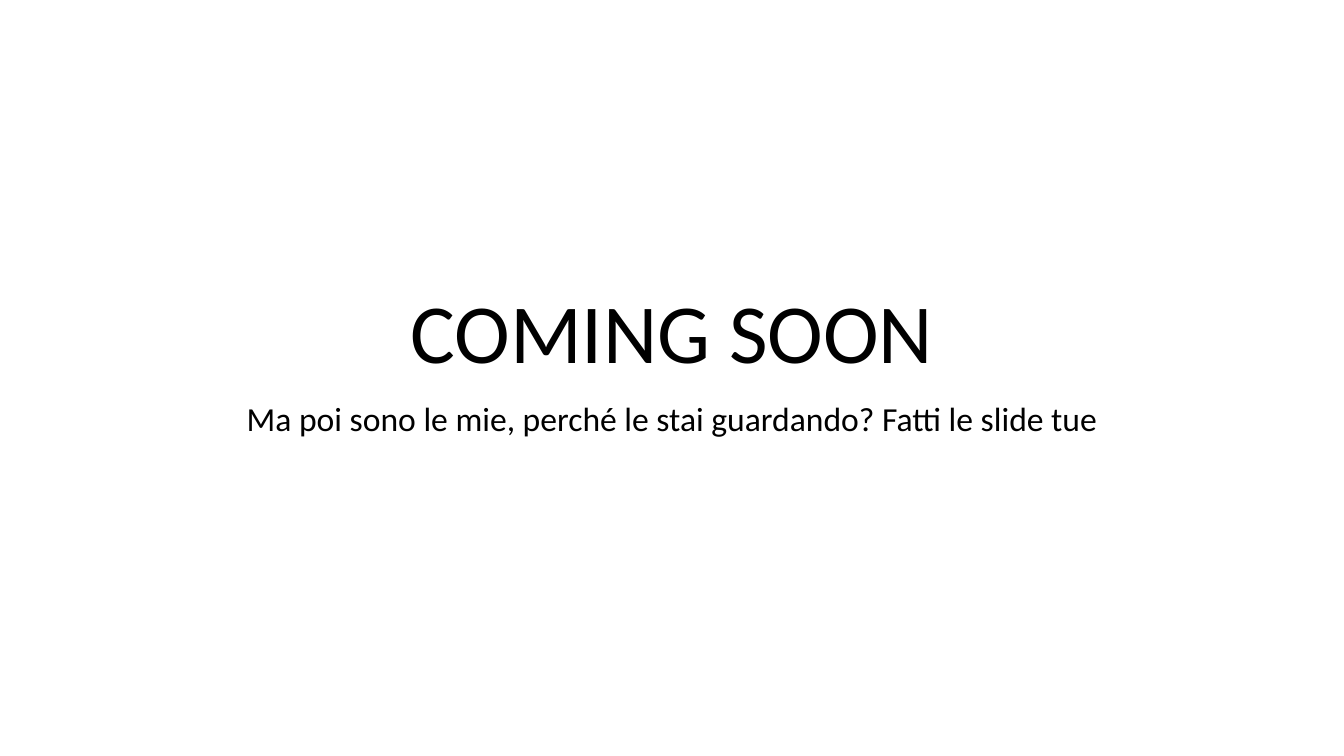
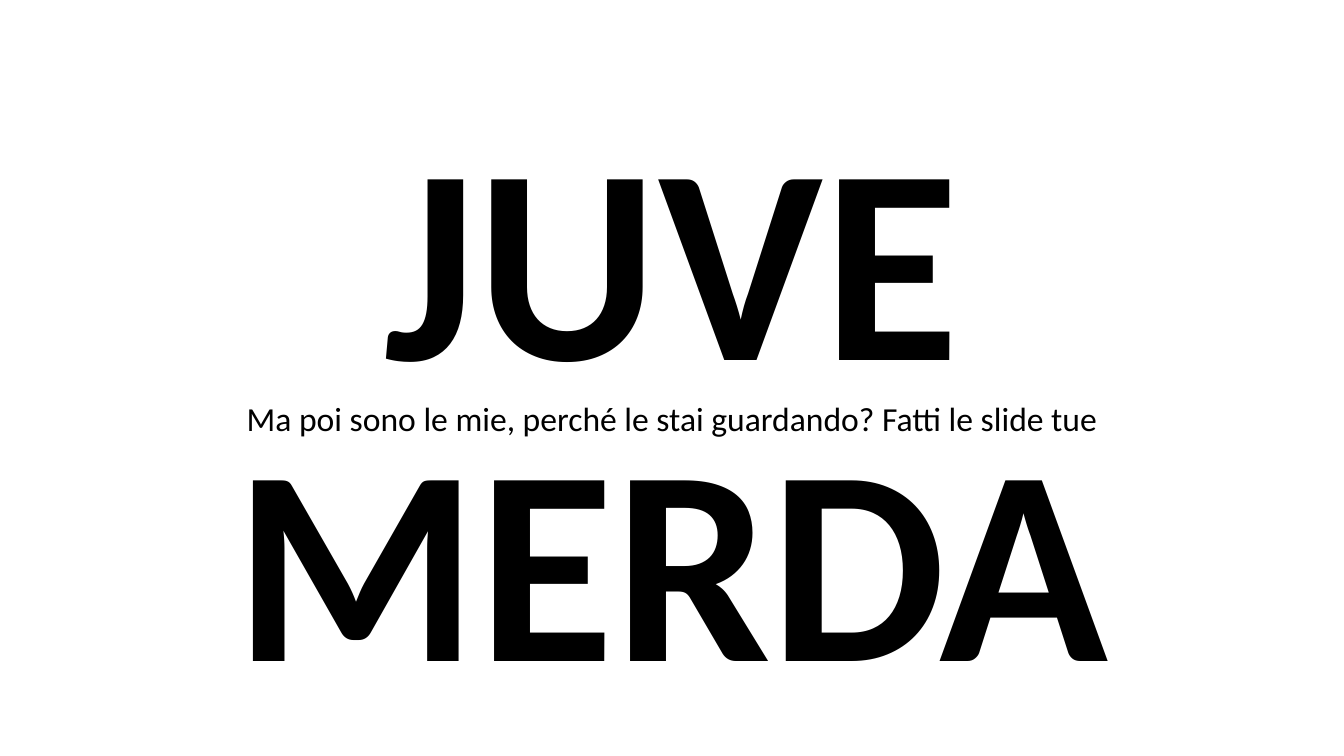
Before and after one commit to fparricelli/Encrypted-data-exchange-between-two-Arduino-boards-using-Symmetric-Encryption, a slide deck: slide 1 of Documentazione e cose così/Slide_concettuali_Luca.pptx. Drawn at 1344x756 pixels with LibreOffice and Linux fonts; fonts in the diff are those of the drawing. Boxes give left, top, right and bottom in pixels: in the first picture for what was removed or moved away, otherwise in the second. Text is boxed around its words. In the diff, an @@ line names an element or a change of style, - is before the commit and + after.

```diff
--- a/Documentazione e cose così/Slide_concettuali_Luca.pptx
+++ b/Documentazione e cose così/Slide_concettuali_Luca.pptx
@@ title added at (x1=235, y1=179, x2=1108, y2=661), 199 pt, text #000000, bold @@
+JUVE MERDA
@@ title removed at (x1=411, y1=308, x2=933, y2=364) @@
-COMING SOON
```
Also in this commit, not shown: 4 other files.
